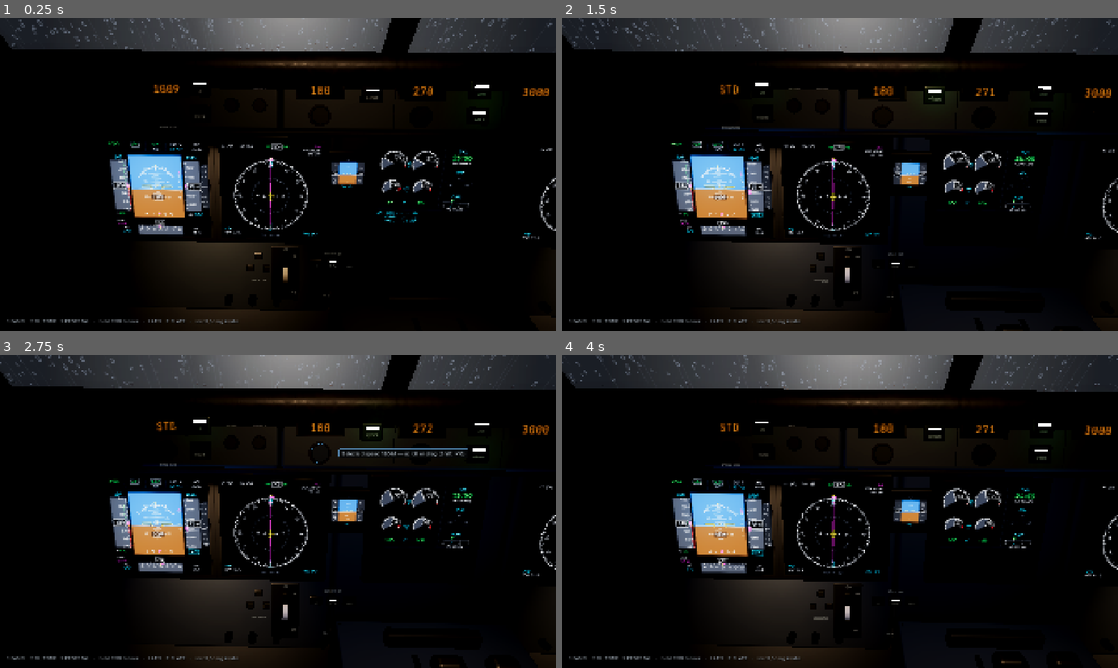
Above: before the commit, frames 1-4 (two rows, left to right).
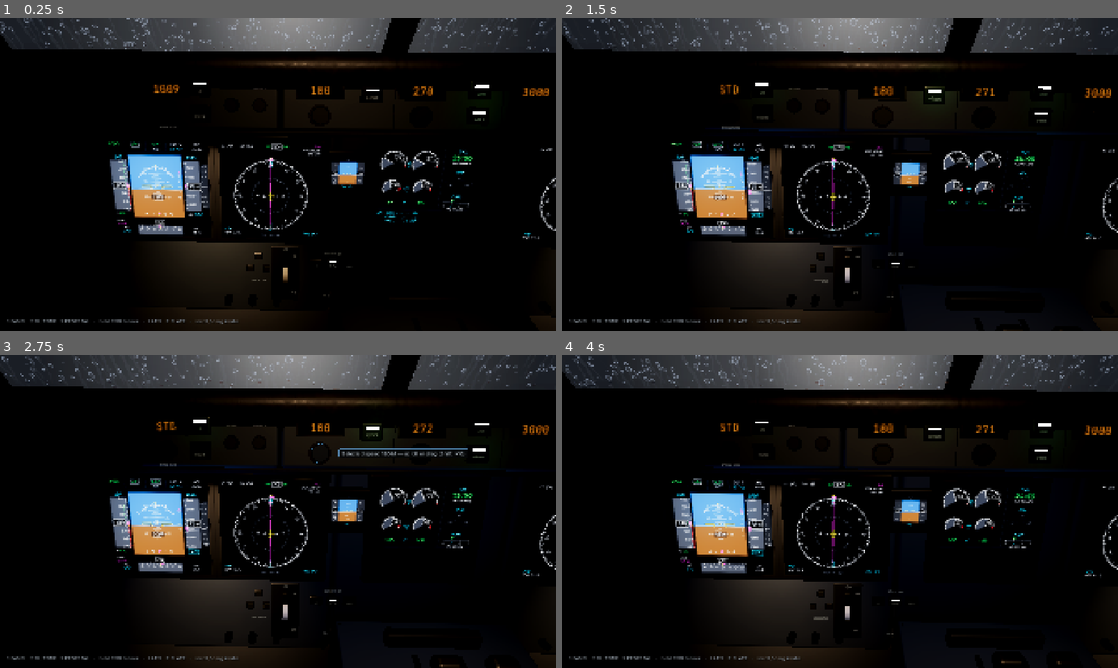
Above: after the commit, the same moments.

Repository: feetball/fake-tower
Game: Godot game, scene res://scenes/pilot/pilot_view.tscn
Two runs of this game, one before a commit and one after it. Both use one fixed random seed, a clock stepped at 60 frames per second and the inputs below. This scene is started directly instead of the project's main scene.
Inputs (mouse positions are in pixels of both pictures, inside the frame that each line leads up to):
- Up to frame 1 (0.25 s): no input
- Up to frame 2 (1.5 s): tap Enter at 0.5 s; move the mouse to (962, 158) at 0.52 s; hold Right (hdg_right) 0.53-1.25 s; tap B (baro_std) at 0.6 s; click (962, 158) at 0.67 s; drag from (728, 190) to (812, 237) at 1.27 s
- Up to frame 3 (2.75 s): move the mouse to (333, 442) at 2.02 s; hold Right (hdg_right) from 2.03 s (still down); tap T (dl_more) at 2.1 s
- Up to frame 4 (4 s): release Right (hdg_right) at 2.75 s; drag from (812, 574) to (673, 464) at 2.77 s; move the mouse to (1006, 558) at 3.52 s; hold Left (hdg_left) from 3.53 s (still down); tap S (dl_standby) at 3.6 s

The runs differ from the first frame. In frame 1, 1.0% of the frame differs, in the area x 0-100%, y 0-11%; in frame 2, 1.0%, in the area x 0-100%, y 0-12%; in frame 3, 0.8%; in frame 4, 1.0%.

Commit message:
Windshield rain: drops that run up the glass at airspeed, with trails
The old beads crept about 4 mm/s, so the rain looked stuck; only a few rare
rivulets moved at a believable rate.

- New shared water model (shaders/rain_water.gdshaderinc), used by both the
  Forward+ compute pass (pasted into its GLSL) and the Compatibility / Mobile
  pane shader, so desktop and web draw the same rain.
- Pinned beads hang on the glass and are swept off at speed. Sliding drops let
  go, swell, run up and outboard and shrink away, leaving a thin beaded trail
  on exactly the path they took; bigger runners cross the whole pane.
- How far the water travels is a distance (CockpitWindshield.water_travel),
  integrated from IAS squared (dynamic pressure, pinned below ~35 kt), not a
  clock, so drops speed up, slow down and stop with the aircraft. About 45 cm/s
  of glass for the reference drop at 140 kt.
- Drop normals are rotated back from the flow frame, which fixes refraction
  on the side panes. The pane shader skips the finest bead layer
  (WATER_LIGHT) to stay cheap on weak GPUs.
- --pilot-debug-rain=<wetness>[,<ias_kt>] forces rain and airspeed for stills.
- test_rain_glass.gd covers the speed model and its integration; also adds the
  .uid file test_settings.gd was missing.

Co-Authored-By: Claude Sonnet 5.5 <noreply@anthropic.com>

Diff:
--- a/game/scenes/pilot/cockpit/rain_glass_effect.gd
+++ b/game/scenes/pilot/cockpit/rain_glass_effect.gd
@@ -7,10 +7,13 @@
 ## result. Pixels nearer than the glass (the cockpit interior) are left alone,
 ## using the depth buffer. Drop positions are fixed in the aircraft frame
 ## (azimuth/elevation of the view ray), so they stay on the glass when the
-## pilot looks around. Forward+ only (RenderCaps.has_compute_effects): inert without
-## a RenderingDevice (headless, Compatibility), and not used on Mobile, whose 3D
-## buffer is not the rgba16f image this pass binds.
-
+## pilot looks around. The water itself (beads, drops running up the glass with their
+## trails) is shaders/rain_water.gdshaderinc, shared with the pane shader. Forward+
+## only (RenderCaps.has_compute_effects): inert without a RenderingDevice (headless,
+## Compatibility), and not used on Mobile, whose 3D buffer is not the rgba16f image
+## this pass binds.
+
+const WATER: ShaderInclude = preload("res://shaders/rain_water.gdshaderinc")
 const CONTEXT := &"rain_glass"
 const COPY := &"copy"
 const GROUP := 8
@@ -30,20 +33,8 @@
 	vec4 bz;
 	vec4 a;    // width, height, time, rain 0..1
 	vec4 b;    // airspeed kt, mode (0 copy, 1 apply), projection z.z, projection w.z
-	vec4 c;    // tan half fov x, tan half fov y, px per radian, unused
+	vec4 c;    // tan half fov x, tan half fov y, px per radian, water travel (m of glass)
 } p;
-
-float hash12(vec2 q) {
-	vec3 p3 = fract(vec3(q.xyx) * 0.1031);
-	p3 += dot(p3, p3.yzx + 33.33);
-	return fract((p3.x + p3.y) * p3.z);
-}
-
-vec2 hash22(vec2 q) {
-	vec3 p3 = fract(vec3(q.xyx) * vec3(0.1031, 0.1030, 0.0973));
-	p3 += dot(p3, p3.yzx + 33.33);
-	return fract((p3.xx + p3.yz) * p3.zy);
-}
 
 vec3 fetch(vec2 pos) {
 	vec2 size = p.a.xy;
@@ -62,62 +53,7 @@
 		+ fetch(pos + vec2(0.0, r)) + fetch(pos - vec2(0.0, r))) / 6.0;
 }
 
-// Beading drops sitting on the glass (they creep and occasionally run).
-// g: glass coordinates in metres (flow frame: y = downstream). Returns (normal xy, coverage).
-vec3 beads(vec2 g, float cell, float density, float t, float creep) {
-	vec2 gv = g / cell;
-	vec2 id0 = floor(gv);
-	vec3 best = vec3(0.0);
-	for (int j = -1; j <= 1; j++) {
-		for (int i = -1; i <= 1; i++) {
-			vec2 id = id0 + vec2(float(i), float(j));
-			vec2 h = hash22(id + 3.1);
-			if (h.x > density) {
-				continue;
-			}
-			float life = fract(t * (0.05 + 0.07 * h.y) + h.x * 9.0);
-			vec2 ctr = id + 0.5 + (hash22(id * 1.37 + 7.0) - 0.5) * 0.6;
-			ctr.y += creep * life * life * 1.6;
-			float r = mix(0.16, 0.42, hash12(id + 5.3)) * smoothstep(0.0, 0.1, life) * (1.0 - smoothstep(0.85, 1.0, life));
-			vec2 d = gv - ctr;
-			d.y /= 1.0 + creep * life * 0.8;
-			float l = length(d) / max(r, 1e-3);
-			float m = smoothstep(1.0, 0.82, l);
-			if (m > best.z) {
-				best = vec3(d / max(r, 1e-3), m);
-			}
-		}
-	}
-	return best;
-}
-
-// Rivulets: drops racing downstream in loose columns, each with a thin wet trail.
-vec3 rivulets(vec2 g, float t, float speed, float density) {
-	float colw = 0.014;
-	float x = g.x / colw;
-	float id = floor(x);
-	float fx = fract(x) - 0.5;
-	float h = hash12(vec2(id, 4.7));
-	if (h > density) {
-		return vec3(0.0);
-	}
-	float h2 = hash12(vec2(id, 9.2));
-	float period = 0.18 + 0.25 * h2;
-	float y = g.y / period - t * speed * (0.6 + 0.8 * h) / period - h * 17.0;
-	float cy = fract(y);
-	// Head at cy ~ 0.9, trail behind it (smaller cy).
-	float wob = (hash12(vec2(id, floor(y))) - 0.5) * 0.5;
-	float xo = fx - wob * 0.4;
-	float head_r = 0.22 + 0.12 * h2;
-	vec2 dh = vec2(xo, (cy - 0.9) * period / colw * 0.55) / head_r;
-	float head = smoothstep(1.0, 0.8, length(dh));
-	float trail = smoothstep(0.9, 0.35, cy) * smoothstep(0.1, 0.5, cy);
-	float tw = smoothstep(0.14, 0.04, abs(xo)) * trail * 0.55;
-	if (head >= tw) {
-		return vec3(dh, head);
-	}
-	return vec3(xo / 0.14, 0.0, tw);
-}
+%WATER%
 
 void main() {
 	ivec2 px = ivec2(gl_GlobalInvocationID.xy);
@@ -150,16 +86,7 @@
 	// Airflow drives the water up the front panes and back along the side ones.
 	vec2 flow = normalize(vec2(sign(g.x) * (0.25 + 1.6 * smoothstep(0.35, 0.95, abs(g.x))), 1.0));
 	vec2 fg = vec2(dot(g, vec2(flow.y, -flow.x)), dot(g, flow));
-	vec3 b1 = beads(fg, 0.016, 0.06 + 0.6 * rain, t, spd);
-	vec3 b2 = beads(fg * 1.8 + 11.0, 0.016, 0.05 + 0.35 * rain, t * 1.3, spd);
-	vec3 rv = rivulets(fg, t, 0.35 + 0.9 * spd, 0.12 + 0.55 * rain * smoothstep(0.2, 0.7, spd));
-	vec3 w = b1;
-	if (b2.z > w.z) {
-		w = b2;
-	}
-	if (rv.z > w.z) {
-		w = rv;
-	}
+	vec3 w = water_on_glass(fg, t, p.c.w, rain, spd);
 	vec3 orig = imageLoad(copy_image, px).rgb;
 	if (w.z <= 0.001) {
 		return;
@@ -167,9 +94,11 @@
 	vec2 n = w.xy;
 	float nl = clamp(length(n), 0.0, 1.0);
 	float ppr = p.c.z;
+	// The surface normal is in the flow frame: turn it back to the glass (azimuth, elevation).
+	vec2 ng = n.x * vec2(flow.y, -flow.x) + n.y * flow;
 	// A drop is a tiny fisheye: it shows a wide, inverted, slightly blurred view
 	// of what is behind it, gathering nearby lights into bright sparkles.
-	vec2 offs = vec2(-n.x, n.y) * ppr * 0.028;
+	vec2 offs = vec2(-ng.x, ng.y) * ppr * 0.028;
 	vec3 refr = soft(vec2(px) + 0.5 + offs, 1.6);
 	vec3 refr2 = soft(vec2(px) + 0.5 + offs * 1.8, 2.5);
 	refr = max(refr, refr2 * 0.6) * 1.08;
@@ -187,6 +116,9 @@
 ## The aircraft's global basis (drops are fixed to the glass, i.e. to it).
 var aircraft_basis := Basis.IDENTITY
 var time_s := 0.0
+## Metres of glass the airflow has carried a reference drop since the start: the clock the
+## running drops move by (CockpitWindshield integrates it from the airspeed).
+var water_travel := 0.0
 
 var _rd: RenderingDevice
 var _shader := RID()
@@ -218,7 +150,7 @@
 func _create() -> void:
 	var src := RDShaderSource.new()
 	src.language = RenderingDevice.SHADER_LANGUAGE_GLSL
-	src.source_compute = GLSL.replace("%INTERIOR%", "%.2f" % INTERIOR_M)
+	src.source_compute = GLSL.replace("%WATER%", WATER.code).replace("%INTERIOR%", "%.2f" % INTERIOR_M)
 	var spirv := _rd.shader_compile_spirv_from_source(src)
 	if spirv.compile_error_compute != "":
 		push_error("RainGlassEffect: " + spirv.compile_error_compute)
@@ -257,7 +189,7 @@
 		b.z.x, b.z.y, b.z.z, 0.0,
 		float(size.x), float(size.y), time_s, rain,
 		airspeed_kt, 0.0, proj.z.z, proj.w.z,
-		1.0 / absf(proj.x.x), tan_y, float(size.y) * 0.5 / tan_y, 0.0,
+		1.0 / absf(proj.x.x), tan_y, float(size.y) * 0.5 / tan_y, water_travel,
 	])
 	var groups := Vector2i(ceili(size.x / float(GROUP)), ceili(size.y / float(GROUP)))
 	for view in buffers.get_view_count():
--- a/game/scenes/pilot/cockpit/windshield.gd
+++ b/game/scenes/pilot/cockpit/windshield.gd
@@ -6,14 +6,34 @@
 ## screen-texture drops. The panes always add a faint wet film, and the lit
 ## displays reflect faintly in the front panes. The view feeds airspeed and
 ## how wet it is (cloud, drizzle) every frame.
+##
+## The drops run with the airflow. How far it has carried water since the start
+## (water_travel) is integrated here from the airspeed and handed to both
+## drawing paths, so the drops speed up, slow down and stop with the aircraft.
 
 const SHADER: Shader = preload("res://shaders/pilot_windshield.gdshader")
 const REFLECTION_SHADER: Shader = preload("res://shaders/pilot_glass_reflection.gdshader")
+## The airflow's pull on water on the glass is its dynamic pressure, which goes with
+## IAS squared: FLOW_REF_MPS metres of glass per second at FLOW_REF_KT (a reference
+## drop; the shaders run bigger and smaller drops faster and slower). Below the
+## pinning share of that pressure the drops hold where they are.
+const FLOW_REF_KT := 140.0
+const FLOW_REF_MPS := 0.45
+const FLOW_PIN := 0.06
 
 var material: ShaderMaterial
 ## Null where compute effects are unavailable.
 var effect: RainGlassEffect
+## Metres of glass the airflow has carried a reference drop so far (see flow_speed).
+var water_travel := 0.0
 var _t := 0.0
+var _ias := 0.0
+
+
+## How fast the airflow carries a reference drop over the glass (m/s) at this indicated airspeed.
+static func flow_speed(ias_kt: float) -> float:
+	var q := ias_kt * ias_kt / (FLOW_REF_KT * FLOW_REF_KT)
+	return FLOW_REF_MPS * maxf(q - FLOW_PIN, 0.0)
 
 
 func _ready() -> void:
@@ -51,9 +71,12 @@
 ## Keep the drops fixed to the glass: they live in the aircraft frame.
 func update_view(aircraft_basis: Basis, delta: float) -> void:
 	_t += delta
+	water_travel += flow_speed(_ias) * delta
+	material.set_shader_parameter(&"water_travel", water_travel)
 	if effect != null:
 		effect.aircraft_basis = aircraft_basis
 		effect.time_s = _t
+		effect.water_travel = water_travel
 
 
 ## Virtual images of the displays in the front pane on their side: each
@@ -97,6 +120,7 @@
 
 
 func set_conditions(wetness: float, airspeed_kt: float) -> void:
+	_ias = airspeed_kt
 	material.set_shader_parameter(&"rain", clampf(wetness, 0.0, 1.0))
 	material.set_shader_parameter(&"airspeed", airspeed_kt)
 	if effect != null:
--- a/game/scenes/pilot/pilot_view.gd
+++ b/game/scenes/pilot/pilot_view.gd
@@ -12,6 +12,7 @@
 ##   --pilot-view=panel|outside|pedestal   --pilot-efb=plate|atis
 ##   --pilot-debug-warn=TERRAIN,PULL UP    --pilot-debug-outcome=<outcome>
 ##   --pilot-debug-wx=<visibility_m>,<ceiling_ft>   --pilot-quality=low|medium|high
+##   --pilot-debug-rain=<wetness 0..1>[,<ias_kt>]  force the water on the windshield
 ##   --pilot-debug-light (work light)      --pilot-debug-hover=<x>,<y> (fake mouse)
 
 const COCKPIT_LAYER := 2 ## render layer bit for the flight deck (exterior lights skip it)
@@ -42,6 +43,8 @@
 
 var _landed_t := -1.0
 var _fuel_cut_t := -1.0
+## --pilot-debug-rain: (wetness, IAS kt) forced onto the windshield; negative = from the flight.
+var _debug_rain := Vector2(-1.0, -1.0)
 ## The text radio panel (scenes/pilot/datalink), over the EFB and the crash cut: a
 ## crashed pilot can no longer transmit, but still hears the frequency.
 var datalink: PilotDatalink
@@ -99,7 +102,12 @@
 	rig.turbulence = 0.12 + cloud * 0.7 if not flight.on_ground else clampf(flight.gs / 140.0, 0.0, 1.0) * 0.5
 	rig.update_motion(delta, flight.bank)
 	var wet := 0.22 + 0.78 * cloud
-	cockpit.windshield.set_conditions(wet, bus.ias)
+	var ias := bus.ias
+	if _debug_rain.x >= 0.0:
+		wet = _debug_rain.x
+	if _debug_rain.y >= 0.0:
+		ias = _debug_rain.y
+	cockpit.windshield.set_conditions(wet, ias)
 	cockpit.windshield.update_view(aircraft.global_basis, delta)
 	ext_lights.height_m = outside.eye_height_ft() * World.FT_TO_M
 	ext_lights.set_conditions(outside.scatter_at_eye(), cloud, flight.gs * 0.5144)
@@ -243,6 +251,12 @@
 		var w := wx.split(",")
 		if w.size() >= 2:
 			outside.debug_weather(float(w[0]), float(w[1]))
+	var rain := _arg("--pilot-debug-rain=")
+	if rain != "":
+		var r := rain.split(",")
+		_debug_rain.x = clampf(float(r[0]), 0.0, 1.0)
+		if r.size() >= 2:
+			_debug_rain.y = maxf(float(r[1]), 0.0)
 	var warn := _arg("--pilot-debug-warn=")
 	if warn != "":
 		bus.debug_warnings = Array(warn.split(","))
--- a/game/shaders/pilot_windshield.gdshader
+++ b/game/shaders/pilot_windshield.gdshader
@@ -1,16 +1,21 @@
 shader_type spatial;
 // Wet windshield film. When RainGlassEffect is unavailable it also draws the
-// water itself (fallback): procedural drops refracting the scene behind:
-// beading drops that grow and, with airspeed, are blown up the glass as
-// streaks, plus fast mist streaks in cloud. Mostly transparent: only the water
-// and a faint film are drawn, so the airfield lights (additive, drawn later
-// in the transparent pass) stay visible, and their bloom spreads over the
-// drops. Glass coordinates come from UV scaled by the pane size in metres.
+// water itself (fallback): procedural drops refracting the scene behind, from
+// the same model as the compute pass (rain_water.gdshaderinc): beads that hang
+// on the glass, and drops that run up it with the airflow leaving trails.
+// Mostly transparent: only the water and a faint film are drawn, so the airfield
+// lights (additive, drawn later in the transparent pass) stay visible, and their
+// bloom spreads over the drops. Glass coordinates come from UV scaled by the
+// pane size in metres.
 render_mode blend_mix, unshaded, cull_disabled, depth_draw_never, fog_disabled, shadows_disabled;
+
+#define WATER_LIGHT
+#include "res://shaders/rain_water.gdshaderinc"
 
 uniform sampler2D screen_tex : hint_screen_texture, filter_linear_mipmap;
 uniform float rain : hint_range(0.0, 1.0) = 0.5;
 uniform float airspeed = 150.0; // kt
+uniform float water_travel = 0.0; // m of glass the airflow has carried a reference drop
 uniform float film = 0.06;
 uniform vec3 interior_glow : source_color = vec3(0.025, 0.03, 0.04);
 // Off when RainGlassEffect draws the water (it can see the light sprites).
@@ -18,75 +23,12 @@
 instance uniform vec2 glass_size = vec2(0.9, 0.6);
 instance uniform float glass_seed = 0.0;
 
-vec2 hash22(vec2 p) {
-	vec3 p3 = fract(vec3(p.xyx) * vec3(0.1031, 0.1030, 0.0973));
-	p3 += dot(p3, p3.yzx + 33.33);
-	return fract((p3.xx + p3.yz) * p3.zy);
-}
-
-float hash12(vec2 p) {
-	vec3 p3 = fract(vec3(p.xyx) * 0.1031);
-	p3 += dot(p3, p3.yzx + 33.33);
-	return fract((p3.x + p3.y) * p3.z);
-}
-
-// Beading drops in a grid; each lives a while and, at speed, slides upward.
-// Returns (refraction normal xy, coverage).
-vec3 beads(vec2 p, float cell, float t, float blow, float density) {
-	vec2 gv = p / cell;
-	vec2 id0 = floor(gv);
-	vec3 acc = vec3(0.0);
-	for (int j = -1; j <= 1; j++) {
-		for (int i = -1; i <= 1; i++) {
-			vec2 id = id0 + vec2(float(i), float(j));
-			vec2 h = hash22(id + glass_seed * 17.0);
-			if (h.x > density) {
-				continue;
-			}
-			float life = fract(t * (0.07 + 0.08 * h.y) + h.x * 7.0);
-			vec2 c = id + 0.5 + (hash22(id * 1.7 + 3.0) - 0.5) * 0.7;
-			// Airflow pushes the drop up the glass, faster the longer it has grown.
-			c.y += blow * life * life * 2.5;
-			c.x += blow * life * 0.4 * (h.y - 0.5);
-			float r = mix(0.12, 0.36, hash12(id + 9.1)) * smoothstep(0.0, 0.15, life);
-			vec2 d = gv - c;
-			// Stretch along the motion when blown.
-			d.y /= 1.0 + blow * life * 2.0;
-			float l = length(d) / max(r, 1e-3);
-			float m = smoothstep(1.0, 0.75, l) * (1.0 - smoothstep(0.8, 1.0, life));
-			if (m > acc.z) {
-				acc = vec3(d / max(r, 1e-3), m);
-			}
-		}
-	}
-	return acc;
-}
-
-// Thin streaks racing up the glass (mist impacting at speed).
-vec3 streaks(vec2 p, float t, float spd) {
-	float colw = 0.012;
-	float x = p.x / colw;
-	float id = floor(x);
-	float fx = fract(x) - 0.5;
-	float h = hash12(vec2(id, glass_seed));
-	float h2 = hash12(vec2(id * 3.1, 7.0 + glass_seed));
-	float len = 0.04 + 0.12 * h2;
-	float y = fract((p.y / len) * 0.25 - t * spd * (0.6 + h) - h * 13.0);
-	float head = smoothstep(0.0, 0.03, y) * smoothstep(1.0, 0.55, y);
-	float w = smoothstep(0.18, 0.0, abs(fx + (h - 0.5) * 0.3));
-	float on = step(0.72, hash12(vec2(id, floor((p.y / len) * 0.25 - t * spd * (0.6 + h) - h * 13.0))));
-	float m = head * w * on;
-	return vec3(fx * 2.0, 0.0, m * 0.8);
-}
-
 void fragment() {
-	vec2 p = UV * glass_size;
-	float spd = clamp(airspeed / 160.0, 0.0, 1.5);
-	float blow = smoothstep(0.15, 0.6, spd);
-	vec3 b = beads(p, 0.016, TIME, blow, 0.32 * rain + 0.05);
-	vec3 s = streaks(p, TIME, spd * 2.5) * smoothstep(0.3, 0.8, rain) * blow;
-	vec3 w = b.z >= s.z ? b : s;
-	float mask = drops ? max(b.z, s.z) : 0.0;
+	// UV runs up the glass, the way the airflow blows the water: that is the flow frame.
+	vec2 p = UV * glass_size + vec2(glass_seed * 13.1, glass_seed * 7.3);
+	float spd = clamp(airspeed / 160.0, 0.0, 1.4);
+	vec3 w = water_on_glass(p, TIME, water_travel, rain, spd);
+	float mask = drops ? w.z : 0.0;
 	// Inverted lens: the drop shows the scene around it, flipped and blurred.
 	vec2 offs = -w.xy * vec2(0.025, 0.035) * mask;
 #if CURRENT_RENDERER != RENDERER_FORWARD_PLUS
--- a/game/tests/run_tests.gd
+++ b/game/tests/run_tests.gd
@@ -16,6 +16,7 @@
 	"res://tests/test_datalink.gd",
 	"res://tests/test_ai.gd",
 	"res://tests/test_settings.gd",
+	"res://tests/test_rain_glass.gd",
 ]
 
 
--- /dev/null
+++ b/game/tests/test_rain_glass.gd
@@ -0,0 +1,43 @@
+extends RefCounted
+## Water on the windshield: how fast the airflow carries it (CockpitWindshield.flow_speed,
+## the distance the shaders integrate) and that the glass accumulates that distance as
+## the aircraft speeds up and slows down. The drawing itself is shader code
+## (shaders/rain_water.gdshaderinc) and is checked by rendering.
+
+const T := preload("res://tests/lib/t.gd")
+
+
+func test_flow_speed_is_dynamic_pressure(t) -> void:
+	t.eq(CockpitWindshield.flow_speed(0.0), 0.0, "parked: no flow")
+	t.eq(CockpitWindshield.flow_speed(20.0), 0.0, "taxi speed: drops hold on")
+	var prev := 0.0
+	var ias := 40.0
+	while ias <= 320.0:
+		var v := CockpitWindshield.flow_speed(ias)
+		t.check(v > prev, "flow speed rises with airspeed at %d kt" % int(ias))
+		prev = v
+		ias += 20.0
+	var approach := CockpitWindshield.flow_speed(140.0)
+	t.check(approach > 0.35 and approach < 0.55, "about 0.45 m/s of glass at approach speed, got %f" % approach)
+	# Dynamic pressure: 250 kt is (250/140)^2 = 3.19 times the pressure of 140 kt, less the pinning.
+	t.near(CockpitWindshield.flow_speed(250.0) / approach, 3.33, 0.1, "250 kt vs 140 kt")
+	t.done()
+
+
+func test_glass_accumulates_the_distance_the_air_carries_water(t) -> void:
+	var ws := CockpitWindshield.new()
+	ws._ready()
+	t.eq(ws.water_travel, 0.0, "starts dry")
+	ws.set_conditions(0.6, 140.0)
+	ws.update_view(Basis.IDENTITY, 2.0)
+	var two_s := 2.0 * CockpitWindshield.flow_speed(140.0)
+	t.near(ws.water_travel, two_s, 1e-6, "2 s at approach speed")
+	ws.set_conditions(0.6, 280.0)
+	ws.update_view(Basis.IDENTITY, 1.0)
+	t.near(ws.water_travel, two_s + CockpitWindshield.flow_speed(280.0), 1e-6, "speeding up carries it faster")
+	var before := ws.water_travel
+	ws.set_conditions(0.6, 0.0)
+	ws.update_view(Basis.IDENTITY, 30.0)
+	t.eq(ws.water_travel, before, "parked: the drops stay where they are")
+	ws.free()
+	t.done()
Not shown, added: game/shaders/rain_water.gdshaderinc
Not shown, added: game/shaders/rain_water.gdshaderinc.uid
Not shown, added: game/tests/test_rain_glass.gd.uid
Not shown, added: game/tests/test_settings.gd.uid
